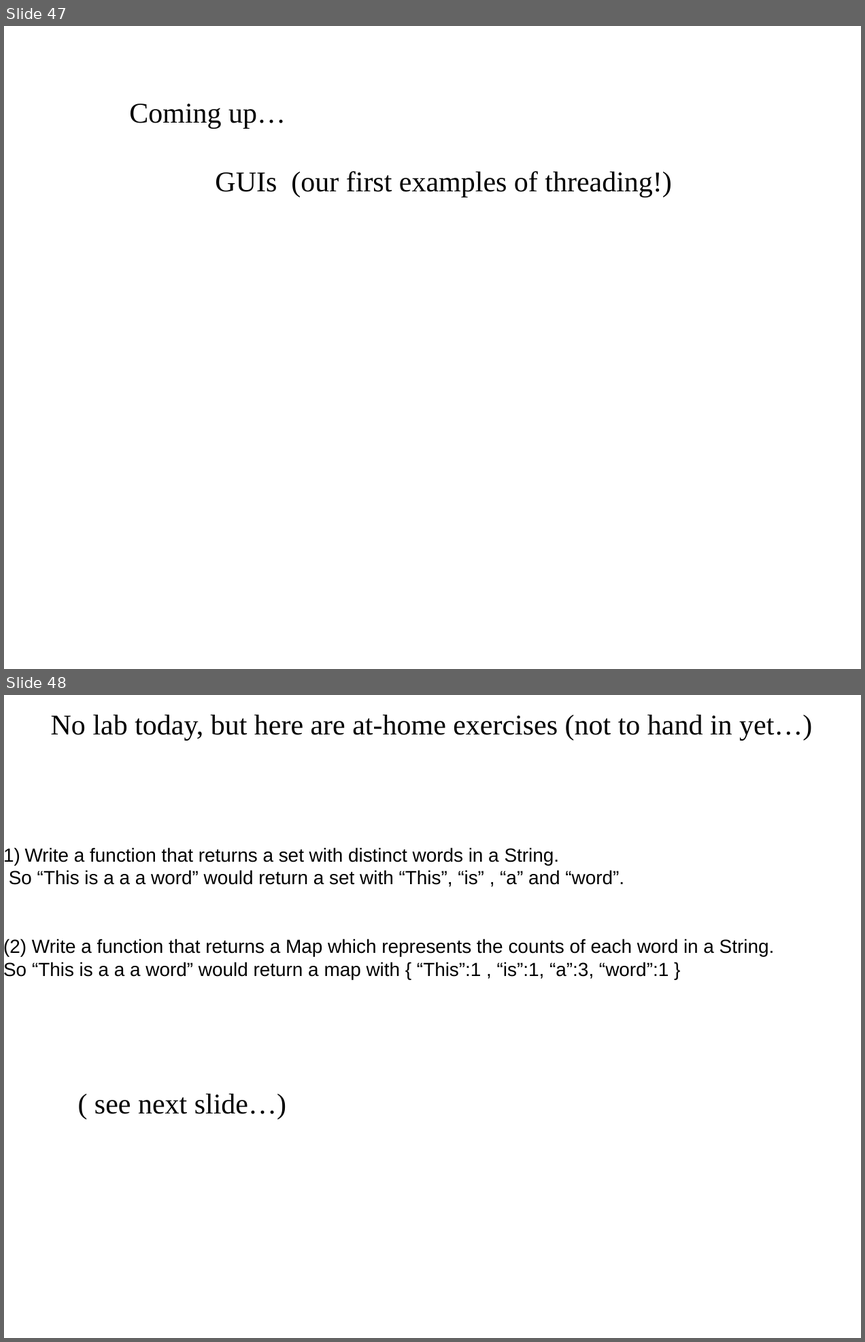
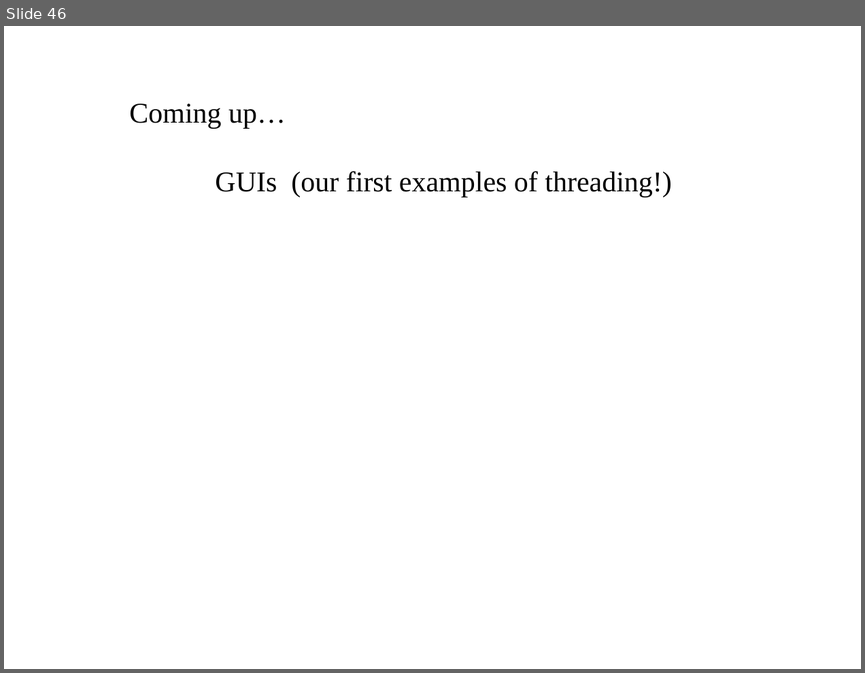
Before and after one commit to afodor/afodor.github.io, a slide deck: classes/prog2016/Prog3-Lecture09.ppt. Shown one above the other, each under a label of ours: slides 47 and 48 before the commit, slide 46 after it. The pictures are 865x1342 and 865x673 pixels, drawn with LibreOffice and Linux fonts; fonts in the diff are those of the drawing. Boxes give left, top, right and bottom in pixels: in the first picture for what was removed or moved away, otherwise in the second. Text is boxed around its words. In the diff, an @@ line names an element or a change of style, - is before the commit and + after.

```diff
--- a/classes/prog2016/Prog3-Lecture09.ppt
+++ b/classes/prog2016/Prog3-Lecture09.ppt
@@ slide 48 removed at (4,695,861,1338), background #FFFFFF @@
@@ text removed at (51,715,812,741) @@
-No lab today, but here are at-home exercises (not to hand in yet…)
@@ text removed at (4,847,774,979) @@
-1) Write a function that returns a set with distinct words in a String.
-So “This is a a a word” would return a set with “This”, “is” , “a” and “word”.
-(2) Write a function that returns a Map which represents the counts of each word in a String.
-So “This is a a a word” would return a map with { “This”:1 , “is”:1, “a”:3, “word”:1 }
@@ text removed at (94,1093,286,1119) @@
-( see next slide…)
@@ what was slide 47 is now slide 46 @@
```
Also in this commit, not shown: 2 other slides removed, 2 other files.
